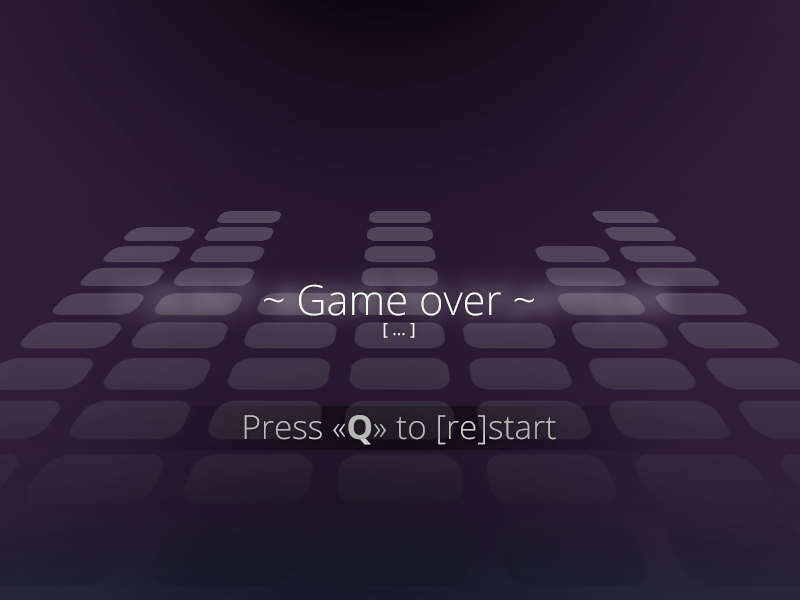
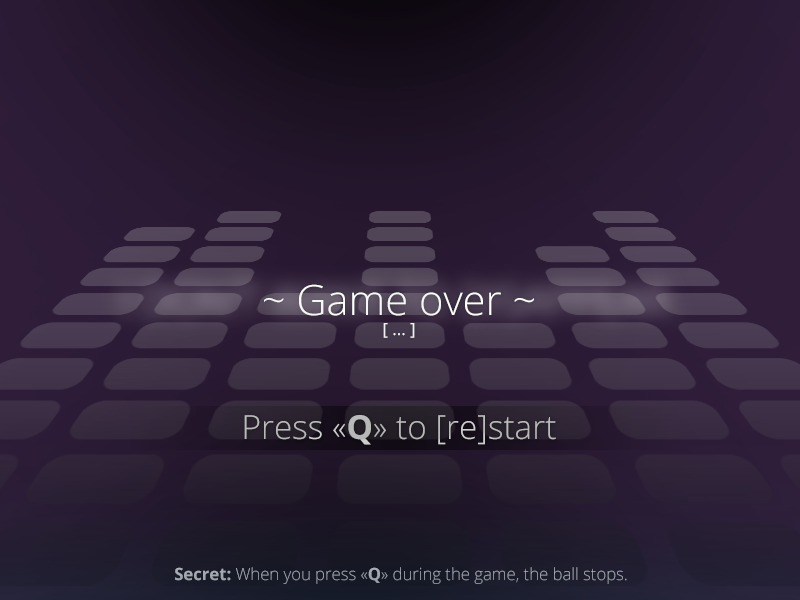
Before/after of a 800x600 layered artwork. What changed in the layer stack:
added layer "Secret: When you press «Q» during the game, the ball stops." above "Rounded Rectangle 1 copy 15" over [175, 567, 627, 584]
